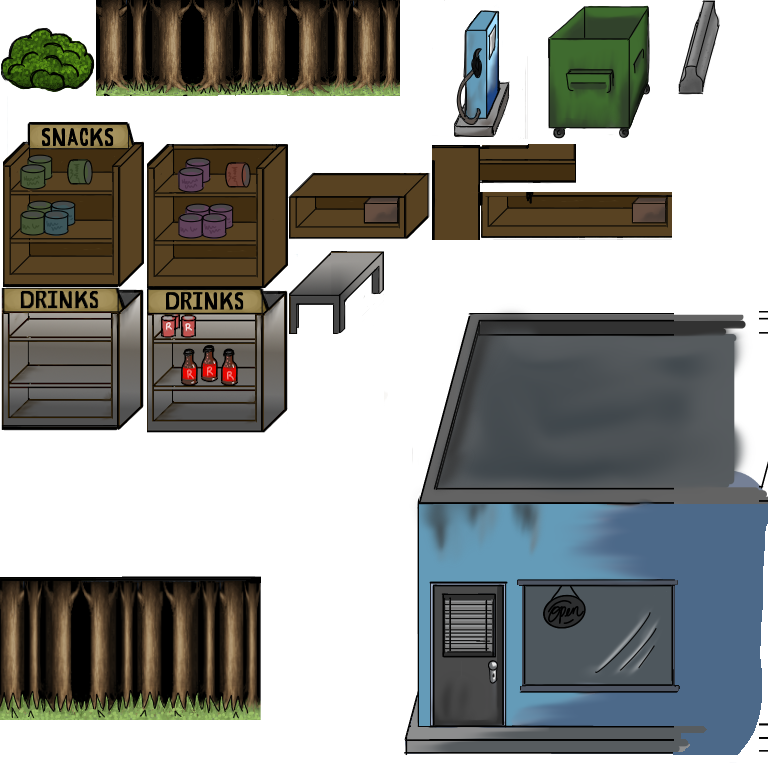
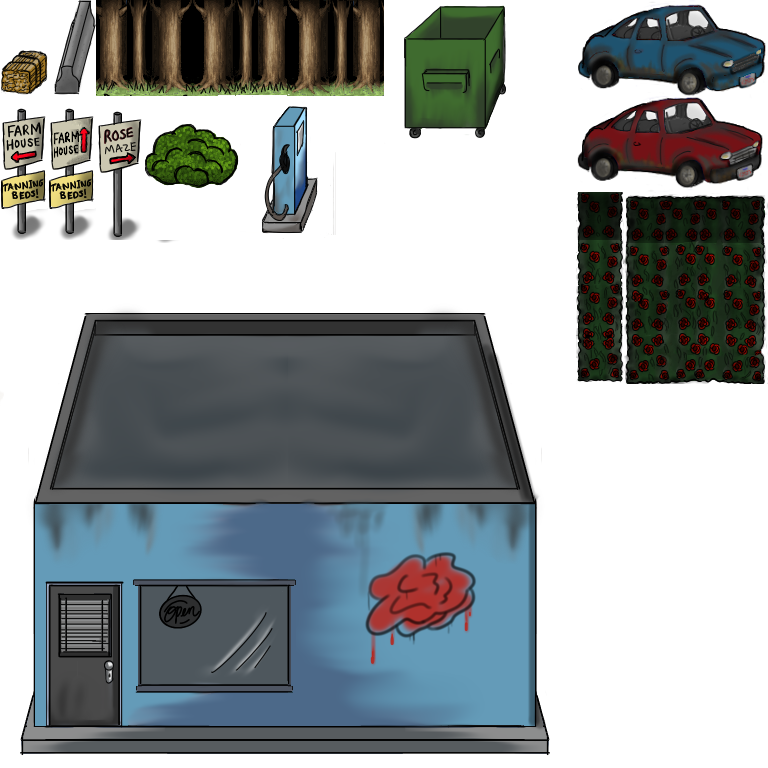
The second 768 x 768 image is a revision of the first. Changes to its layers:
painted on "Tutorial_B.png" over (x1=0, y1=0, x2=768, y2=763)
